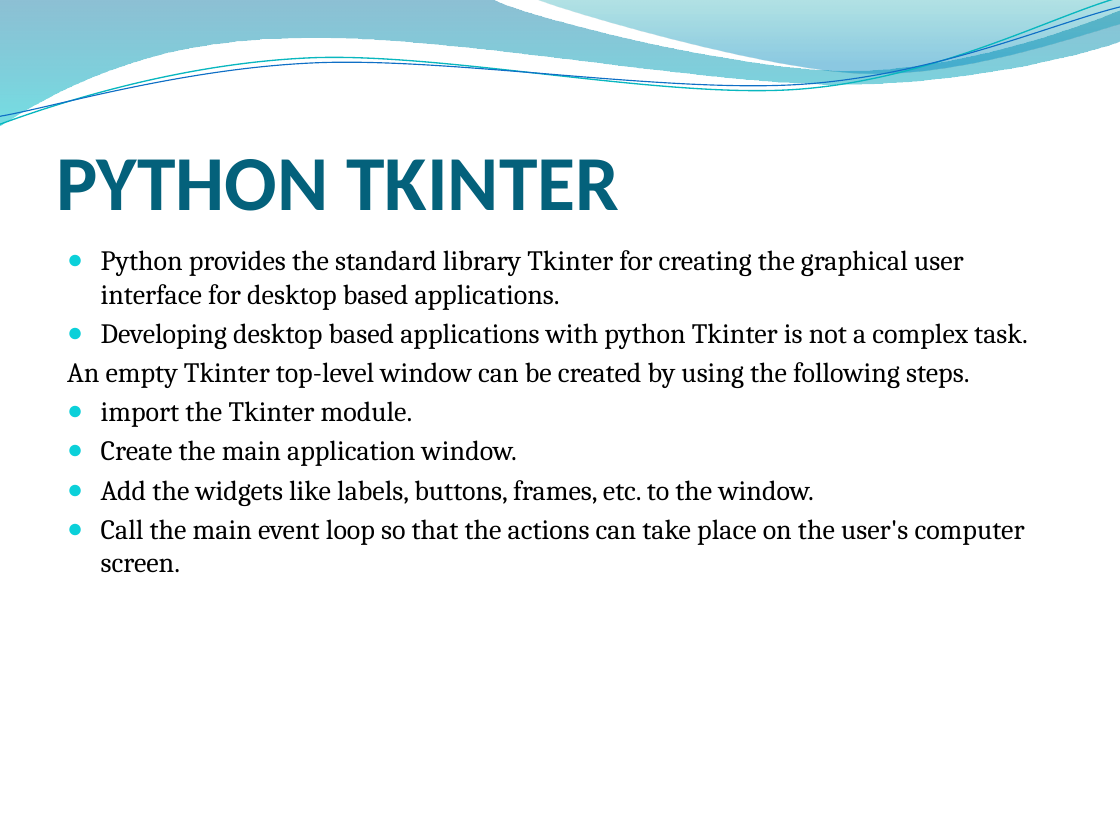
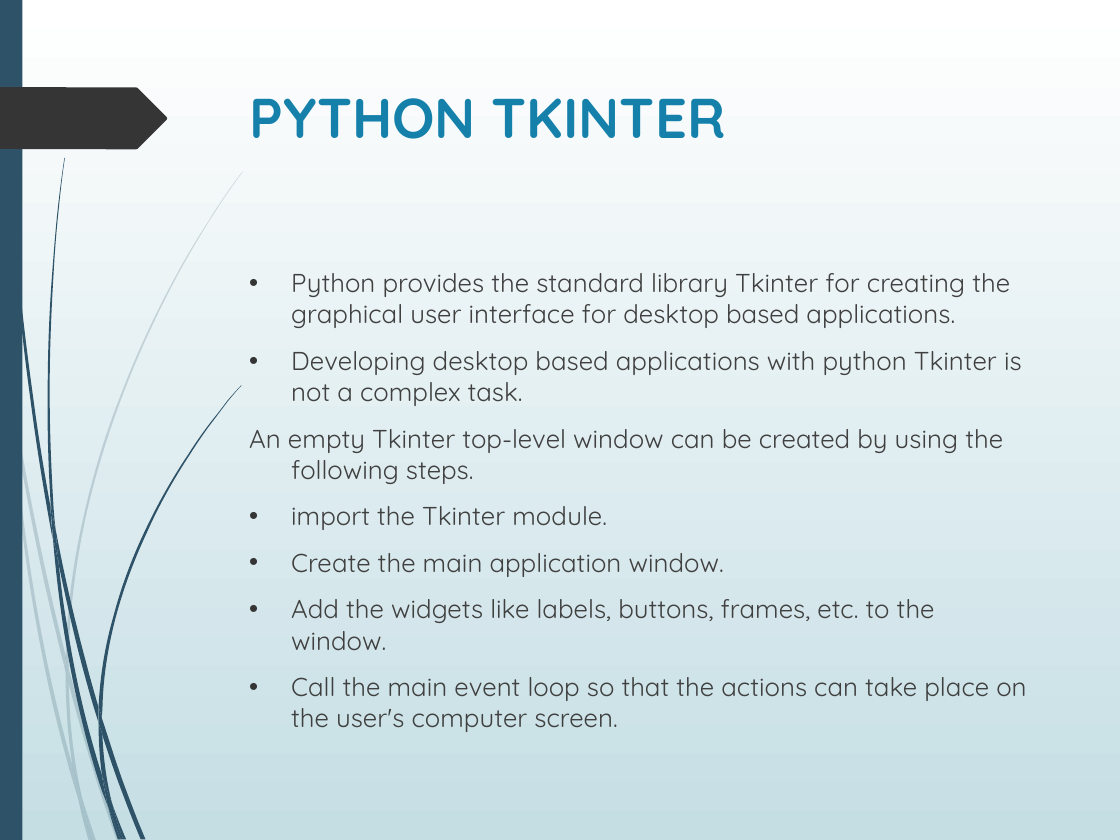
Before and after one commit to aayushi20221/Cloud-Based-Buss-Pass-System, a slide deck: slide 7 of ppt.pptx. Drawn at 1120x840 pixels with LibreOffice and Linux fonts; fonts in the diff are those of the drawing; background and template pictures are left out. Boxes give left, top, right and bottom in pixels: in the first picture for what was removed or moved away, otherwise in the second. Text is boxed around its words. In the diff, an @@ line names an element or a change of style, - is before the commit and + after.

```diff
--- a/ppt.pptx
+++ b/ppt.pptx
@@ background picture (left out) to gradient #FFFFFF to #C5DEE5 @@
@@ freeform shape removed at [0, 0, 1120, 127] @@
@@ freeform shape removed at [0, 0, 1120, 131] @@
@@ freeform shape removed at [0, 7, 1120, 125] @@
@@ rectangle added at [0, 0, 22, 840], fill #2E5369 @@
@@ freeform shape removed at [536, 0, 1120, 77] @@
@@ freeform shape added at [0, 87, 167, 150], fill #353535 @@
@@ title "PYTHON TKINTER": place and size @@
-title "PYTHON TKINTER" at [56, 159, 619, 211]
+title "PYTHON TKINTER" at [249, 98, 726, 139]
@@ title "PYTHON TKINTER" at [249, 98, 726, 139]: size 50 to 36 pt, font Calibri to Quicksand, text colour #04617B to #1581AA; vertical alignment bottom to top @@
@@ text "Python provides the standard library ...": place and size @@
-text "Python provides the standard library ..." at [67, 250, 1028, 573]
+text "Python provides the standard library ..." at [249, 273, 1026, 732]
@@ text "Python provides the standard library ..." at [249, 273, 1026, 732]: size 18 to 16.6 pt, font Cambria to Quicksand, text colour #000000 to #404040; bullet ● to •; more space between paragraphs; bullet colour #0BD0D9 to #353535; indent changed @@
@@ group added at [0, 171, 243, 840]: 10 freeform shapes @@
@@ group added at [2, 0, 242, 840]: 12 freeform shapes @@
```
Also in this commit, not shown: 18 other slides changed.
